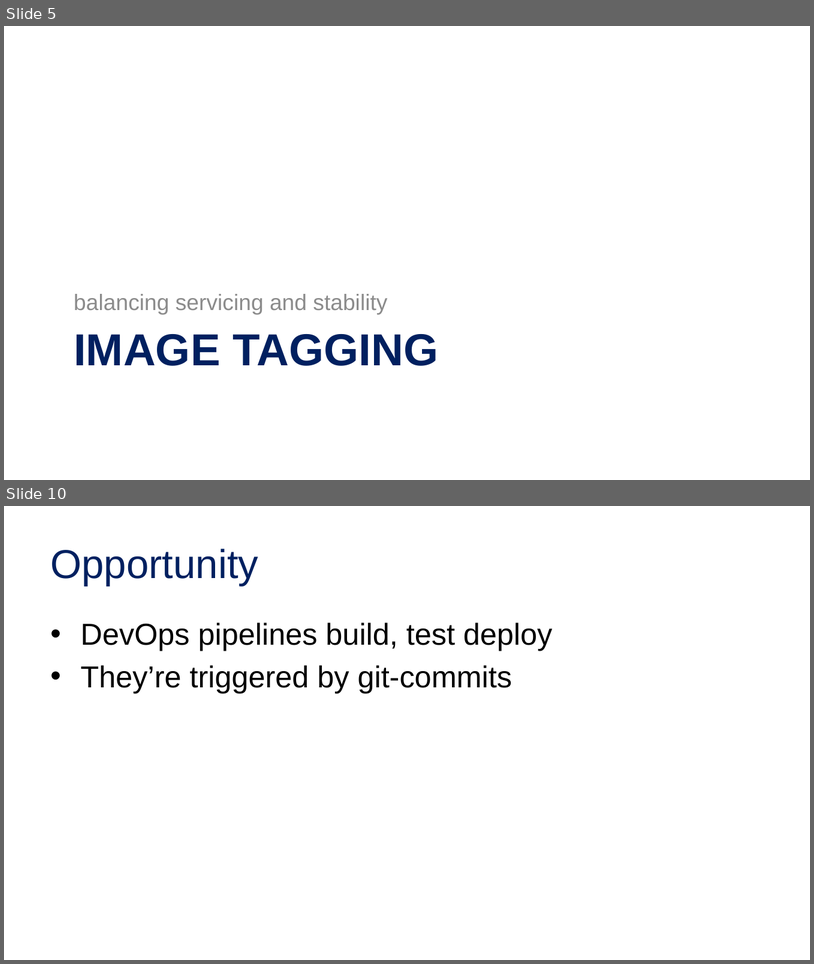
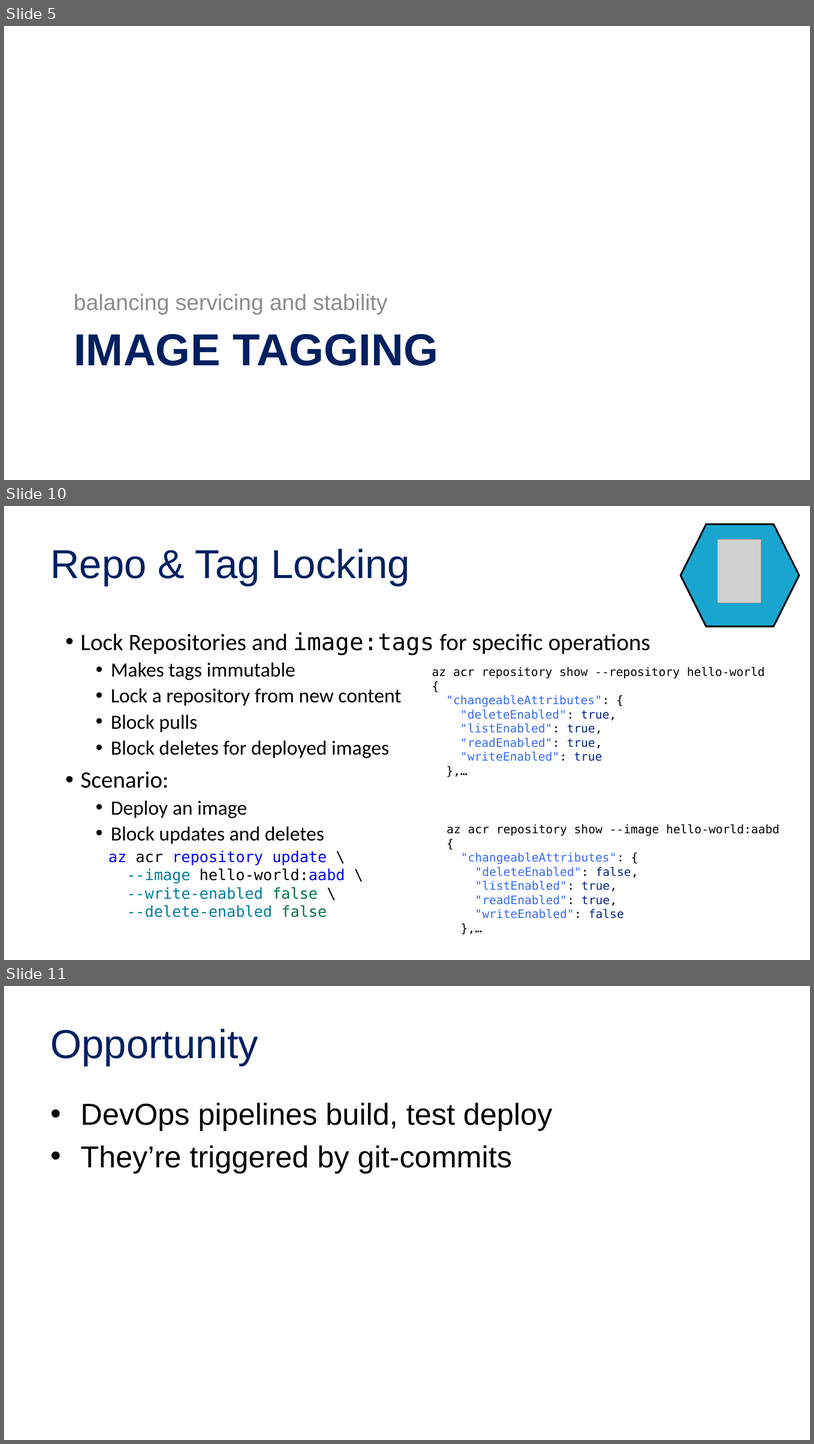
Before and after one commit to SteveLasker/Presentations, a slide deck: CloudContainersLive19-OSandFxPatching.pptx. Shown one above the other, each under a label of ours: slides 5 and 10 before the commit, slides 5, 10 and 11 after it; the slides between them are not shown. The pictures are 814x964 and 814x1444 pixels, drawn with LibreOffice and Linux fonts; fonts in the diff are those of the drawing; grey boxes stand for pictures; background and template pictures are left out. Boxes give left, top, right and bottom in pixels: in the first picture for what was removed or moved away, otherwise in the second. Text is boxed around its words. In the diff, an @@ line names an element or a change of style, - is before the commit and + after.

```diff
--- a/CloudContainersLive19-OSandFxPatching.pptx
+++ b/CloudContainersLive19-OSandFxPatching.pptx
@@ slide 10 added at (4, 506, 810, 960), background picture (left out) @@
@@ hexagon added at (681, 524, 800, 627), fill #18A6D1, outline #000000 2 pt @@
@@ picture added at (718, 539, 762, 603) @@
@@ title added at (50, 549, 411, 585), 48 pt, text #002060 @@
+Repo & Tag Locking
@@ text added at (81, 632, 651, 844), 24 pt, text #000000 @@
+• Lock Repositories and image:tags for specific operations
+  • Makes tags immutable
+  • Lock a repository from new content
+  • Block pulls
+  • Block deletes for deployed images
+• Scenario:
+  • Deploy an image
+  • Block updates and deletes
@@ text added at (432, 667, 765, 761), 14 pt, text #3669F6 @@
+az acr repository show --repository hello-world
+{
+"changeableAttributes": {
+"deleteEnabled": true,
+"listEnabled": true,
+"readEnabled": true,
+"writeEnabled": true
+},…
@@ text added at (447, 824, 780, 918), 14 pt, text #3669F6 @@
+az acr repository show --image hello-world:aabd
+{
+"changeableAttributes": {
+"deleteEnabled": false,
+"listEnabled": true,
+"readEnabled": true,
+"writeEnabled": false
+},…
@@ text added at (108, 850, 345, 917), 18 pt, text #007D9A @@
+az acr repository update \
+--image hello-world:aabd \
+--write-enabled false \
+--delete-enabled false
@@ what was slide 10 is now slide 11 @@
```
Also in this commit, not shown: 5 slides changed, 3 other slides added, 1 slide removed, 2 other files.
